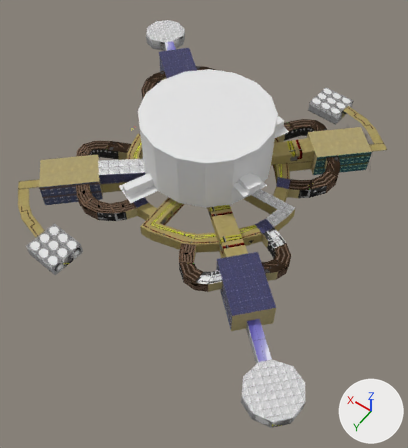
The Blender file Project Files/Assets/Models/Maps/vault.blend, before and after one commit.
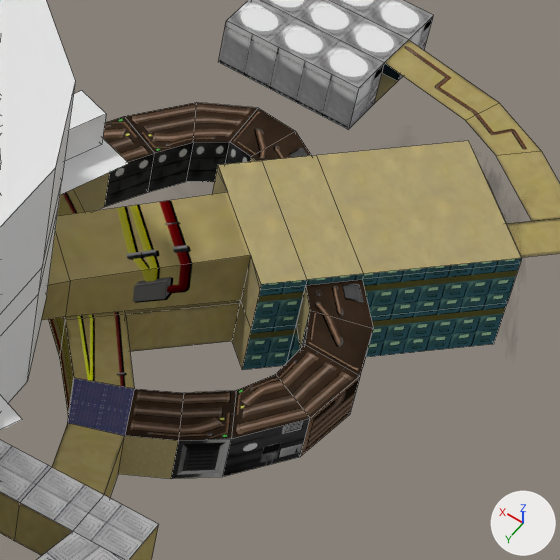
There are two pictures of each version: one whole from a 50 mm camera at (-85.1, 121.2, 158.4) aimed at (-11.5, 18.2, -3.5), one close up on the part from 64% to 93% of the width and 22% to 48% of the height. Arrows for +X, +Y and +Z are at lower right; the lights stay in place. The close-ups show mesh edges as thin lines.

Names of what the first close-up shows: 'Blue Floor 1 Hallway', 'Green Base', 'Green Floor 1 Hallway', 'Green Floor 2 Hallway', 'Green Left Stairs', 'Green Right Stairs', 'Green Spawn', 'Green Spawn Hallway', 'Vault Room Sniper Nest Entrance 1', 'Vault Room Top'.
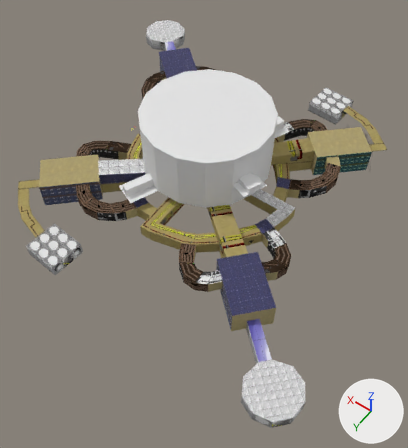
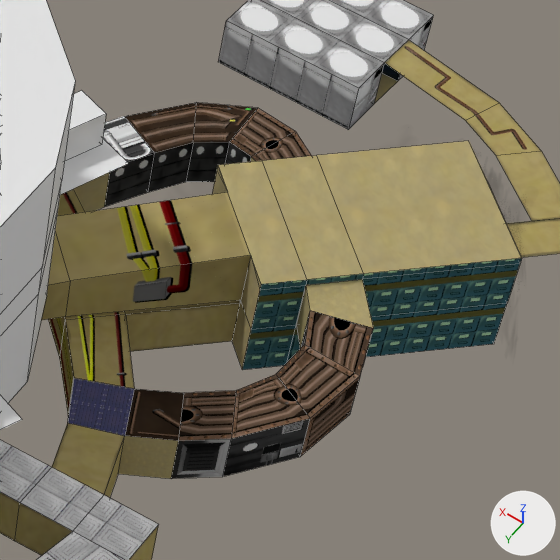
What differs and where, as boxes [x1, y1, x2, y2] in the close-ups (560 x 560 px):
```json
{"object": "Green Left Stairs", "change": "recoloured, surface changed", "before": [128, 279, 373, 444], "after": [128, 279, 373, 444]}
{"part": 1, "of": "me_circle_004", "change": "recoloured", "before": [103, 116, 154, 162], "after": [103, 116, 154, 162], "on screen": "brown to white"}
{"part": 2, "of": "me_circle_012", "change": "recoloured", "before": [306, 279, 373, 328], "after": [306, 279, 373, 328], "on screen": "brown to beige"}
{"part": 3, "of": "me_circle_012", "change": "surface changed", "before": [125, 310, 373, 441], "after": [125, 310, 373, 441]}
```

Edits to the scene script, one JSON object a line:
```json
{"block": "me_circle_004", "where": "me_circle_004.from_pydata(...)  # 28 vertices, 24 faces; spans x -8.2..6.6, y -10.6..9.9, z -4.3..4.8"}
{"block": "me_circle_004", "where": "# used by ob_green_right_stairs; location = (-18.99, -36.66, 4.29); rotation_euler = (0.0, 0.0, -1.675), in degrees (0, 0, -96)"}
{"block": "me_circle_004", "change": "me_circle_004 part 1: all 2 faces centred in x -5.5..-2.0, y 5.1..6.8, z 0.2..0.6 switch from mat_stairs_pipes_with_leds (picture img_stairs_pipes_with_leds_png) to mat_stairs_white_pipes (picture img_stairs_white_pipes_png)"}
{"op": "remove", "block": "me_circle_004", "code": "me_circle_004.materials.append(mat_stairs_white_pipes_with_handle)  # picture img_stairs_white_pipes_with_handle_png"}
{"op": "add", "block": "me_circle_004", "code": "me_circle_004.materials.append(mat_stairs_pipes_with_center)  # picture img_stairs_pipes_with_center_png"}
{"block": "me_circle_012", "where": "me_circle_012.from_pydata(...)  # 28 vertices, 24 faces; spans x -8.1..6.6, y -10.6..10.1, z -4.3..4.8"}
{"block": "me_circle_012", "where": "# used by ob_green_left_stairs; location = (-36.76, -17.79, 4.28); rotation_euler = (0.0, 0.0, 0.0249), in degrees (0, 0, 1.4); scale = (-1.0, 1.0, 1.0)"}
{"block": "me_circle_012", "change": "me_circle_012 part 2: the 1 face centred in x 2.0, y -7.8, z 4.4 switches from mat_stairs_white_pipes_with_handle (picture img_stairs_white_pipes_with_handle_png) to mat_vault_wall_7_material"}
{"block": "me_circle_012", "change": "me_circle_012 part 3: texture (UV) coordinates of 5 of 24 faces, centred in x -5.4..3.5, y -4.8..6.9, z 0.2..3.7, changed; they spanned u 0.0..1.0, v 0.0..1.0 and now span u 0.0..1.0, v 0.0..1.0"}
{"op": "remove", "block": "me_circle_012", "code": "me_circle_012.materials.append(mat_stairs_pipes_with_leds)  # picture img_stairs_pipes_with_leds_png"}
{"op": "add", "block": "me_circle_012", "code": "me_circle_012.materials.append(mat_stairs_pipes_with_center)  # picture img_stairs_pipes_with_center_png"}
```
